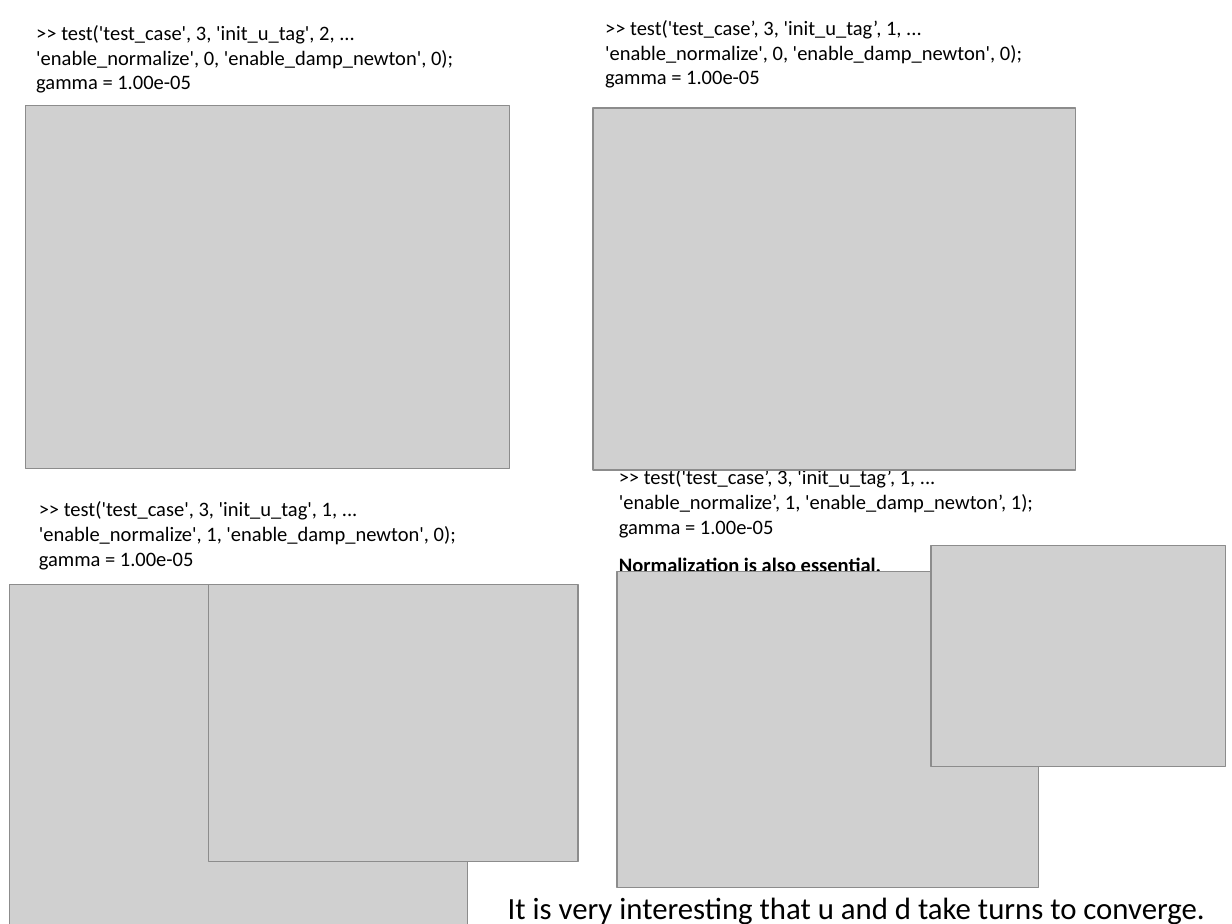
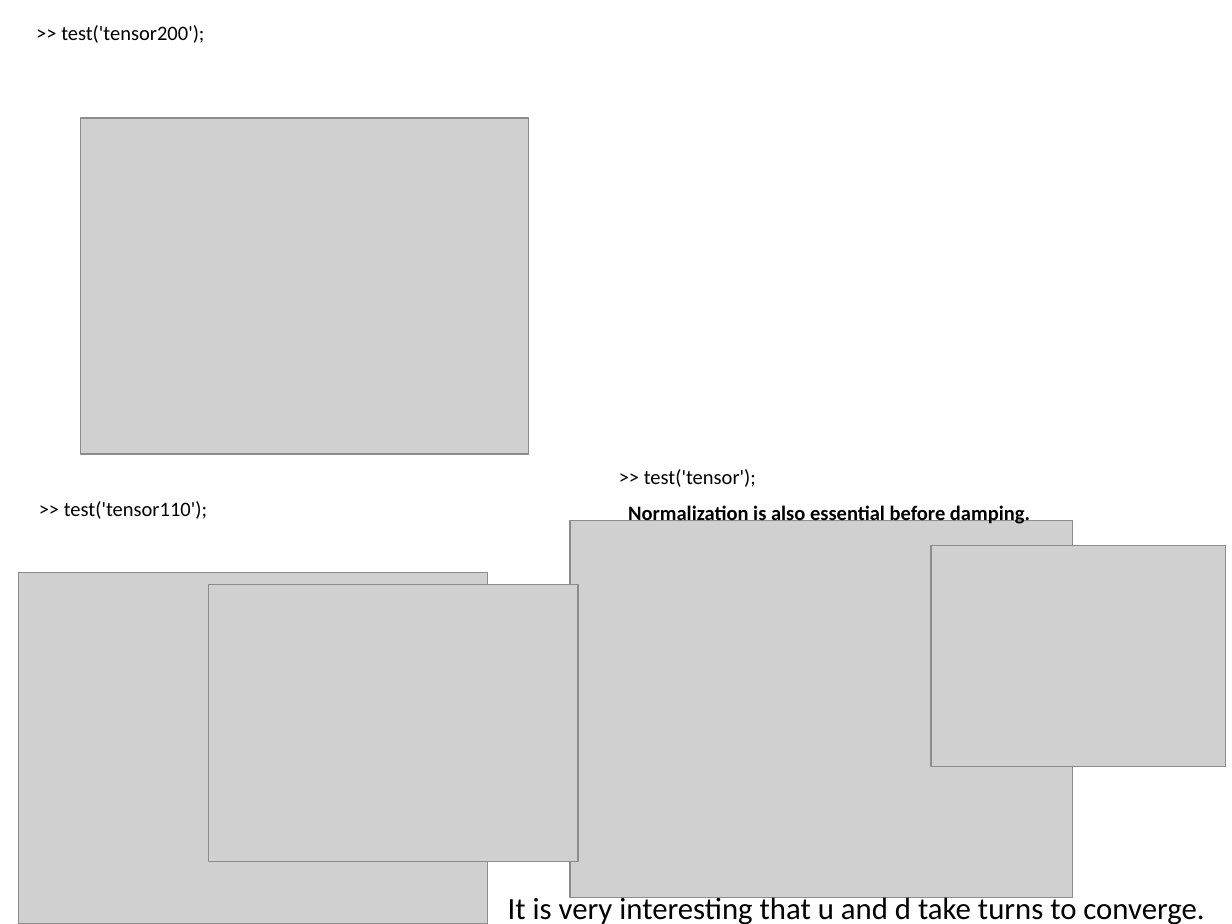
Before and after one commit to lu6007/opt-pde, a slide deck: slide 5 of doc/result_0404_2019.pptx. Drawn at 1232x924 pixels with LibreOffice and Linux fonts; fonts in the diff are those of the drawing; grey boxes stand for pictures. Boxes give left, top, right and bottom in pixels: in the first picture for what was removed or moved away, otherwise in the second. Text is boxed around its words. In the diff, an @@ line names an element or a change of style, - is before the commit and + after.

```diff
--- a/doc/result_0404_2019.pptx
+++ b/doc/result_0404_2019.pptx
@@ text at (61,25,204,43): text changed @@
->> test('test_case', 3, 'init_u_tag', 2, ...
-'enable_normalize', 0, 'enable_damp_newton', 0);
-gamma = 1.00e-05
+>> test('tensor200');
@@ text removed at (605,20,1022,88) @@
->> test('test_case’, 3, 'init_u_tag’, 1, ...
-'enable_normalize', 0, 'enable_damp_newton', 0);
-gamma = 1.00e-05
@@ picture: place and size @@
-picture at (26,106,510,469)
+picture at (80,118,529,455)
@@ picture removed at (593,108,1076,471) @@
@@ text at (644,469,756,487): text changed @@
->> test('test_case’, 3, 'init_u_tag’, 1, ...
-'enable_normalize’, 1, 'enable_damp_newton’, 1);
-gamma = 1.00e-05
+>> test('tensor');
@@ text at (64,501,207,519): text changed @@
->> test('test_case', 3, 'init_u_tag', 1, ...
-'enable_normalize', 1, 'enable_damp_newton', 0);
-gamma = 1.00e-05
+>> test('tensor110');
@@ text at (628,503,1030,524): text changed @@
-Normalization is also essential.
+Normalization is also essential before damping.
@@ picture: place and size @@
-picture at (617,572,1039,888)
+picture at (570,521,1073,898)
@@ picture: place and size @@
-picture at (10,584,468,924)
+picture at (18,573,488,924)
```
Also in this commit, not shown: 8 other slides changed, 1 slide added, 1 slide removed, 2 other files.
